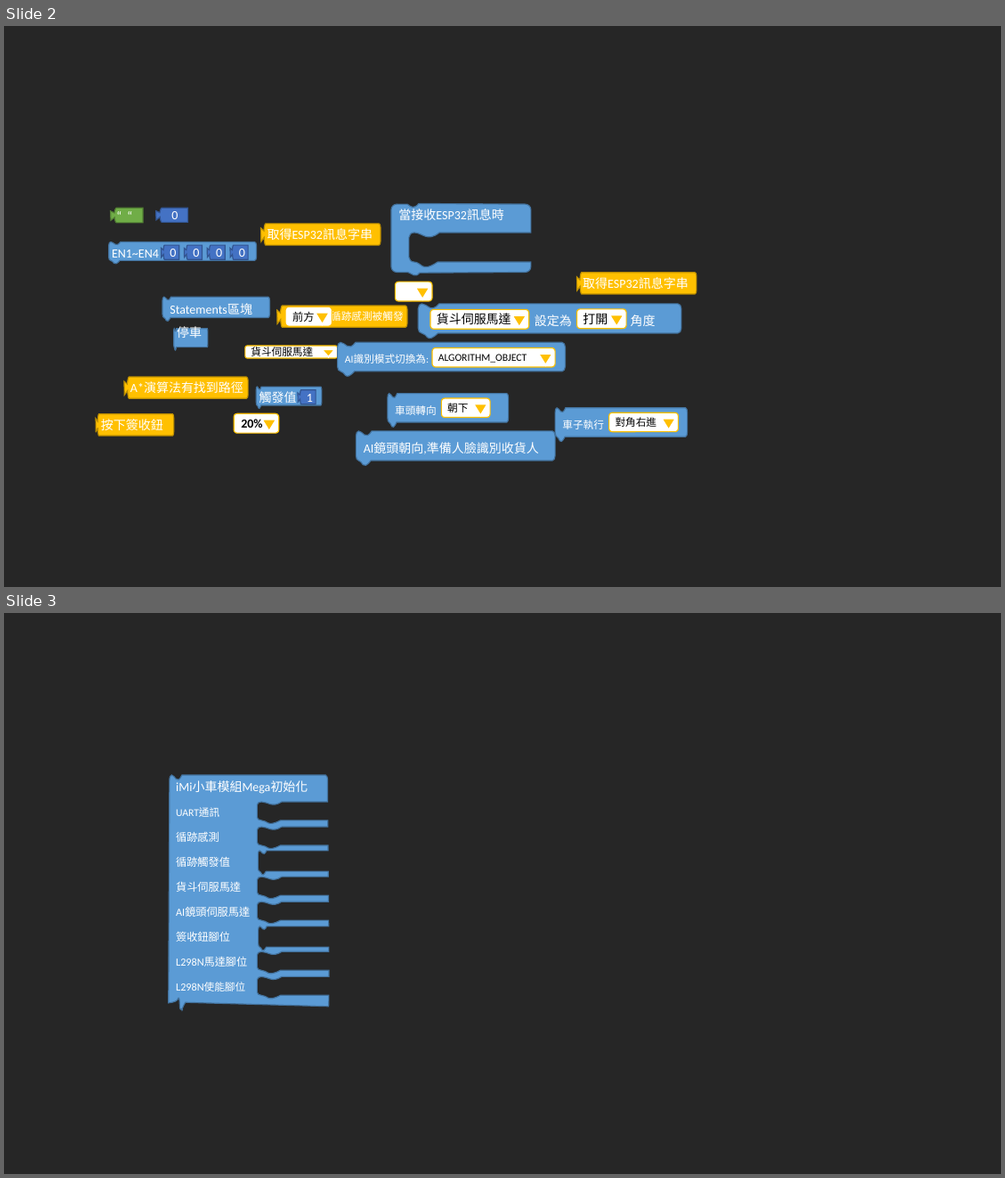
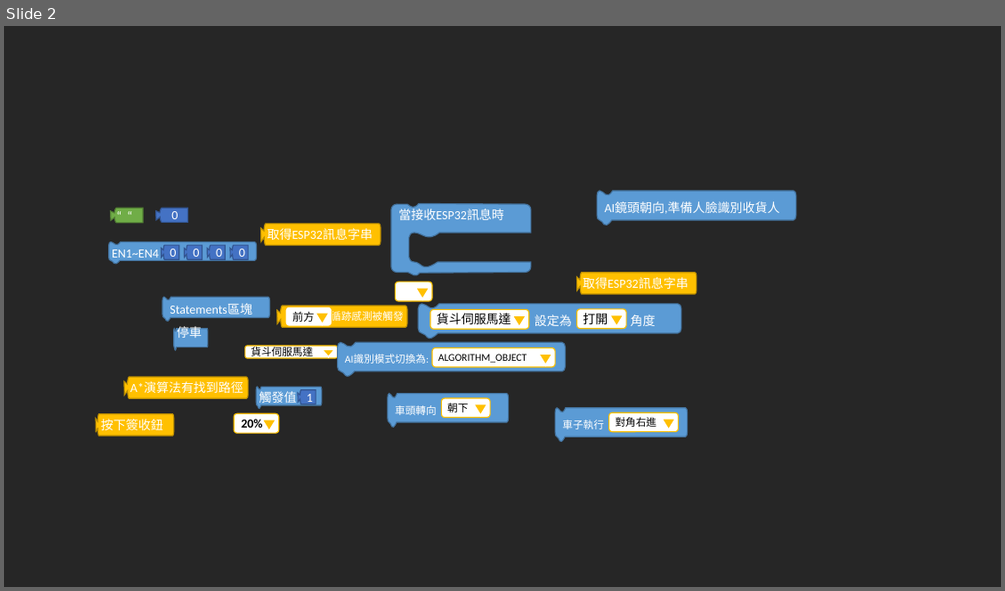
Before and after one commit to kingofamani/Arduino, a slide deck: tools/myCustomBlockly/iMi/block.pptx. Shown one above the other, each under a label of ours: slides 2 and 3 before the commit, slide 2 after it. The pictures are 1005x1178 and 1005x591 pixels, drawn with LibreOffice and Linux fonts; fonts in the diff are those of the drawing. Boxes give left, top, right and bottom in pixels: in the first picture for what was removed or moved away, otherwise in the second. Text is boxed around its words. In the diff, an @@ line names an element or a change of style, - is before the commit and + after.

Commit message:
新增：小車UNO物流模組積木規劃[未完成]

```diff
--- a/tools/myCustomBlockly/iMi/block.pptx
+++ b/tools/myCustomBlockly/iMi/block.pptx
@@ slide 3 removed at (4,613,1001,1174), background #262626 @@
@@ freeform shape removed at (169,775,329,1011) @@
-iMi小車模組Mega初始化
-UART通訊
-循跡感測
-循跡觸發值
-貨斗伺服馬達
-AI鏡頭伺服馬達
-簽收鈕腳位
-L298N馬達腳位
-L298N使能腳位
@@ slide 2 changed as well @@
@@ freeform shape "AI鏡頭朝向,準備人臉識別收貨人": place and size @@
-freeform shape "AI鏡頭朝向,準備人臉識別收貨人" at (356,431,555,466)
+freeform shape "AI鏡頭朝向,準備人臉識別收貨人" at (597,191,796,224)
```
Also in this commit, not shown: 1 slide added, 4 other files.
